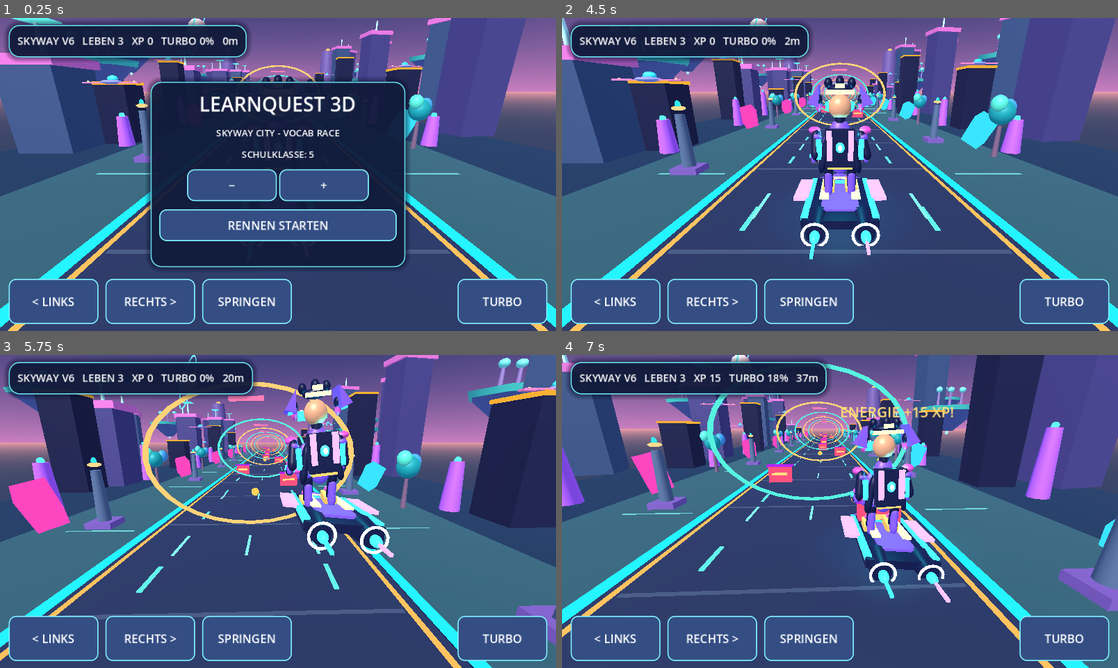
Above: before the commit, frames 1-4 (two rows, left to right).
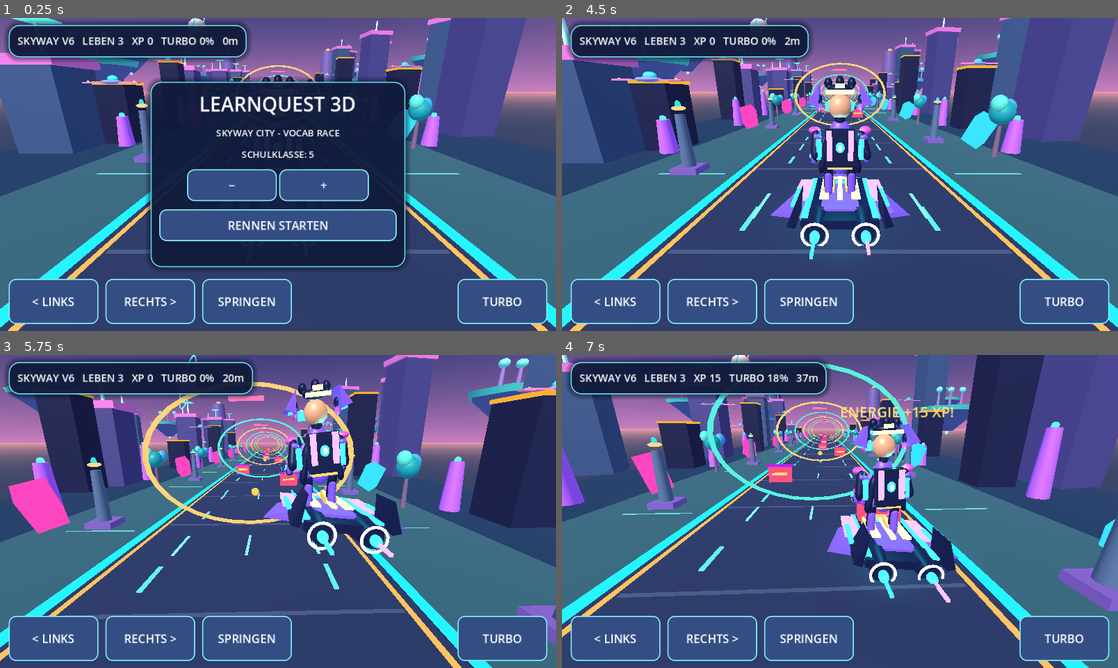
Above: after the commit, the same moments.

Repository: mtothek0703/learnquest-unity-web
Game: Godot game, scene res://main.tscn
The game is run twice, just before and just after one commit, with the same random seed, the same clock (stepped at 60 frames per second) and the same inputs.
Inputs:
- Up to frame 1 (0.25 s): no input
- Up to frame 2 (4.5 s): click "RECHTS >" at 0.5 s; click "SPRINGEN" at 1.25 s; click "TURBO" at 2 s; click "−" at 2.75 s; click "+" at 3.5 s; click "RENNEN STARTEN" at 4.25 s
- Up to frame 3 (5.75 s): hold Right from 5.03 s (still down); tap Space at 5.27 s
- Up to frame 4 (7 s): release Right at 5.78 s; hold S 5.78-6.53 s; tap Space at 6.02 s; hold Right from 6.53 s (still down)

The runs differ from the first frame. In frame 2, 0.8% of the frame differs, in the area x 37-63%, y 50-68%; in frame 3, 0.9%; in frame 4, 1.0%, in the area x 47-72%, y 52-70%.

Commit message:
feat(godot): add distinctive swept hoverboard wings, glowing rails and rear stabilisers

Diff:
--- a/godot/hover_hero.gd
+++ b/godot/hover_hero.gd
@@ -106,6 +106,21 @@
         var trail := box(board, Vector3(side * 0.48, 0.16, 2.0), Vector3(0.07, 0.06, 0.48), trail_color, true)
         trail.name = "Animated boost contrail"
         energy_trails.append(trail)
+    # V12: prominent swept side wings, rear stabilisers and an illuminated
+    # centre spine. These change the board outline even from the chase camera.
+    for side in [-1.0, 1.0]:
+        var wing := PrismMesh.new()
+        wing.size = Vector3(0.76, 0.14, 1.45)
+        var wing_mesh := piece(board, wing, Vector3(side * 0.98, 0.27, 0.19), Vector3.ONE, suit)
+        wing_mesh.rotation_degrees.y = side * 14.0
+        var fin := PrismMesh.new()
+        fin.size = Vector3(0.18, 0.63, 0.81)
+        var stabilizer := piece(board, fin, Vector3(side * 0.87, 0.56, 1.03), Vector3.ONE, navy)
+        stabilizer.rotation_degrees.z = side * 15.0
+        box(board, Vector3(side * 1.01, 0.43, 0.28), Vector3(0.11, 0.06, 1.02), cyan, true)
+        ball(board, Vector3(side * 1.05, 0.38, -0.40), Vector3(0.15, 0.12, 0.22), bright, true)
+    box(board, Vector3(0, 0.46, -0.30), Vector3(0.12, 0.07, 1.6), yellow, true)
+
     # A single expanding neon ring celebrates a successful landing.
     # Kept hidden outside the brief landing animation to save mobile GPU work.
     var shock_mesh := TorusMesh.new()
